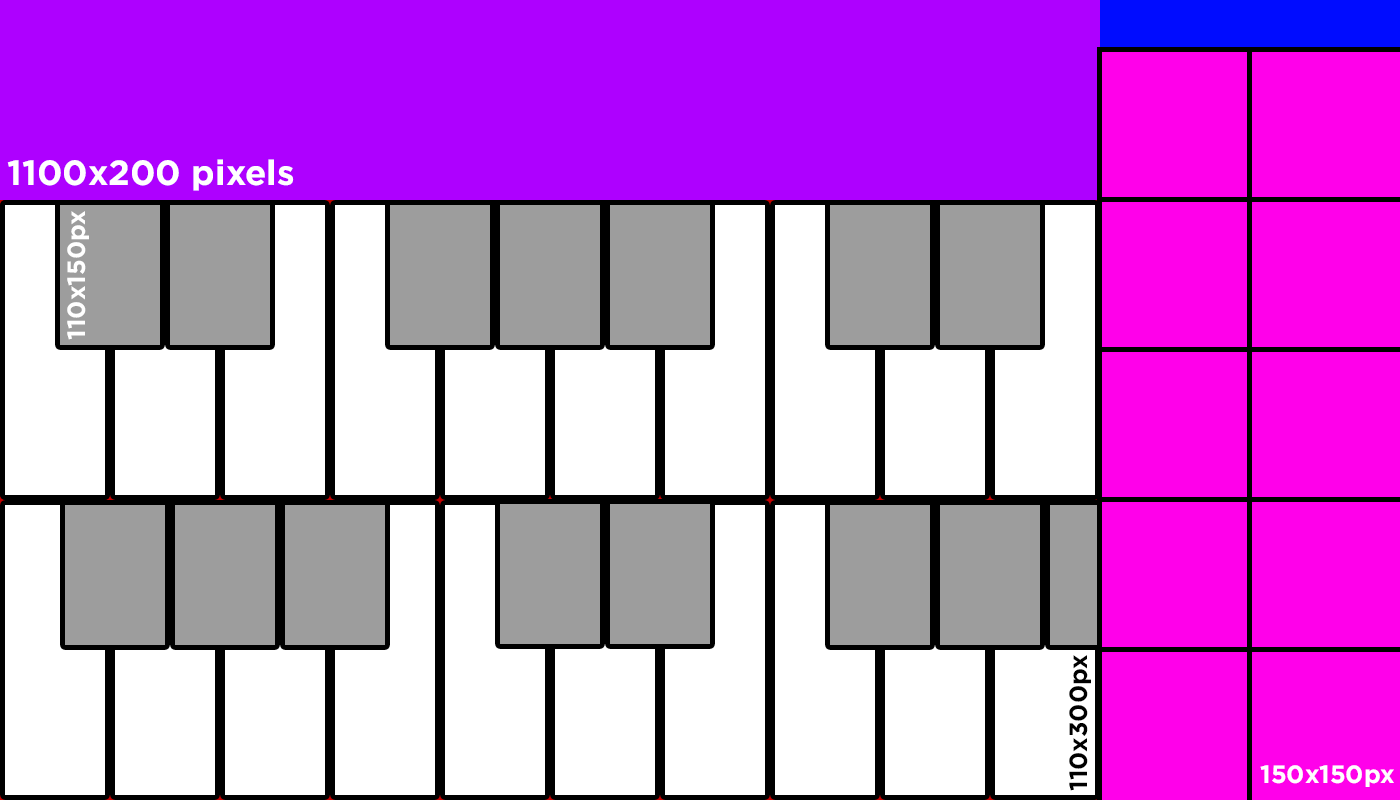
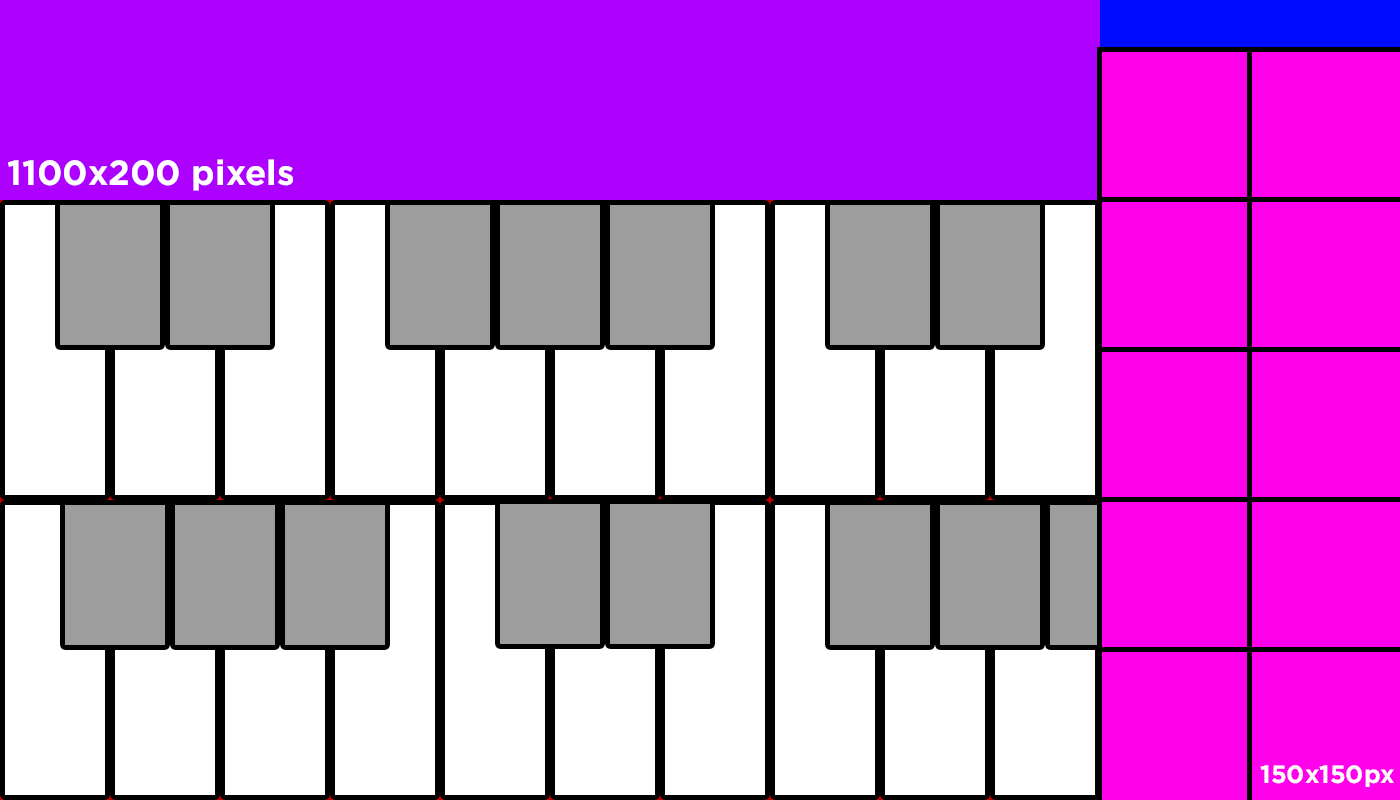
Revision of a layered 1400 × 800 image; what changed, layer by layer:
hid "110x150px" over box(67, 211, 89, 340)
hid "110x300px" over box(1069, 655, 1091, 791)
